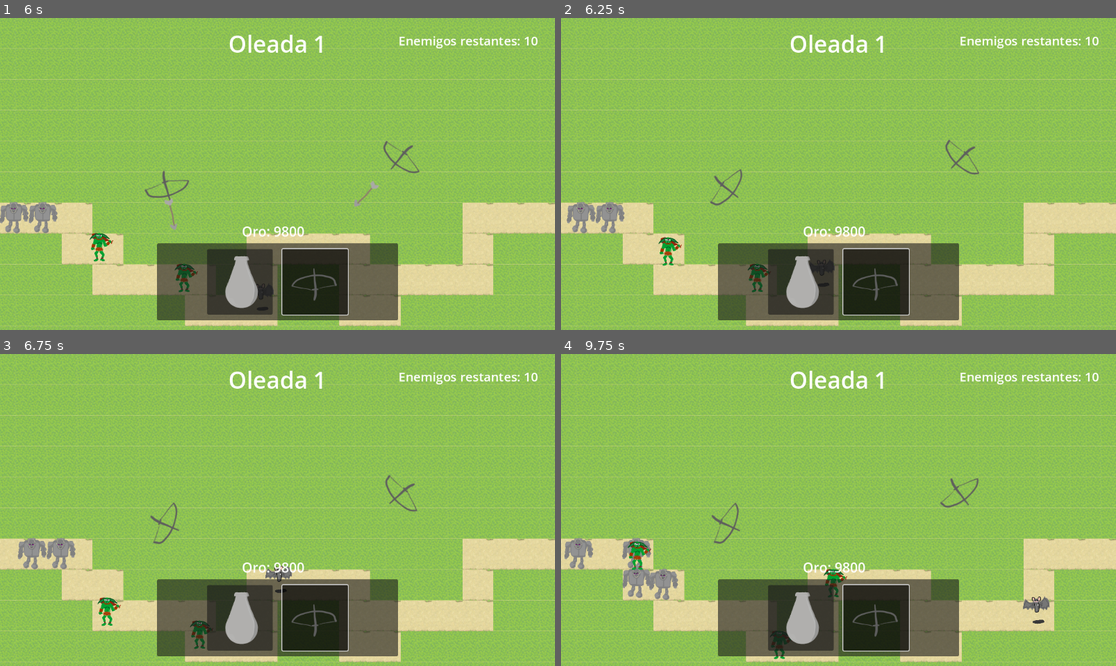
Above: before the commit, frames 1-4 (two rows, left to right).
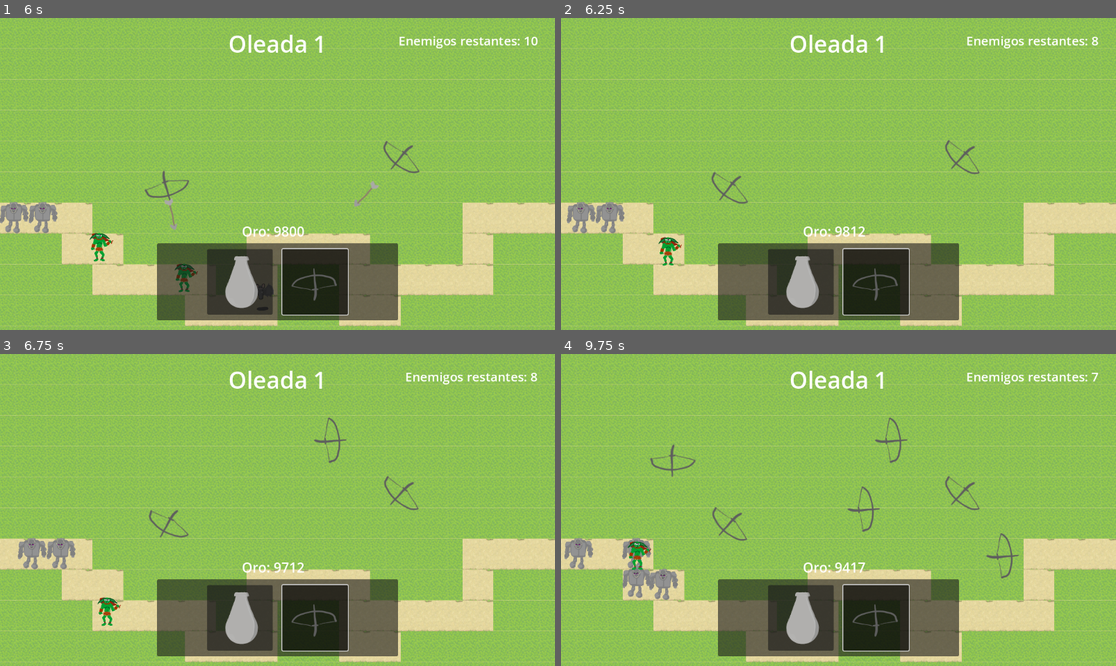
Above: after the commit, the same moments.

Repository: willNP/Tower-Defense
Game: Godot game, scene res://Scenes/main.tscn
Same seed, same stepped clock (60 frames per second), same inputs: the game is played once before the commit and once after it. The engine's default icon, where the game draws it, is replaced by a stand-in: a white triangle on a blue panel in a dark square.
Inputs (mouse positions are in pixels of both pictures, inside the frame that each line leads up to):
- Up to frame 1 (6 s): click (316, 283) at 0.5 s; click (238, 283) at 1.25 s; click (238, 283) at 2 s; click (316, 283) at 2.75 s; click (238, 283) at 3.5 s; click (316, 283) at 4.25 s; move the mouse to (399, 158) at 5.02 s; click (399, 158) at 5.17 s; move the mouse to (166, 189) at 5.77 s; click (166, 189) at 5.92 s
- Up to frame 2 (6.25 s): no input
- Up to frame 3 (6.75 s): move the mouse to (333, 441) at 6.52 s; click (333, 441) at 6.67 s
- Up to frame 4 (9.75 s): move the mouse to (810, 572) at 7.27 s; click (810, 572) at 7.42 s; move the mouse to (1005, 556) at 8.02 s; click (1005, 556) at 8.17 s; move the mouse to (672, 463) at 8.77 s; click (672, 463) at 8.92 s; move the mouse to (866, 510) at 9.52 s; click (866, 510) at 9.67 s

Frame 1 is identical in both runs. In frame 2, 0.9% of the frame differs, in the area x 26-97%, y 5-88%; in frame 3, 1.3%; in frame 4, 2.0%, in the area x 16-97%, y 5-98%.
Error before the commit: Invalid access to property or key 'resource' on a base object of type 'Resource (Poison_Effect)'. (res://Scripts/Enemies/character.gd:57)

Commit message:
Refactorizacion de codigo en Character

Diff:
--- a/Scenes/Towers/Crossbow/CrossbowArrow.tscn
+++ b/Scenes/Towers/Crossbow/CrossbowArrow.tscn
@@ -9,7 +9,7 @@
 [node name="CrossbowArrow" type="Node2D"]
 script = ExtResource("1_maf87")
 speed = 1500.0
-poison_prob = 90.0
+dmg = 5000.0
 
 [node name="Sprite2D" type="Sprite2D" parent="."]
 position = Vector2(-7, 0)
--- a/Scenes/Towers/Crossbow/crossbow.tscn
+++ b/Scenes/Towers/Crossbow/crossbow.tscn
@@ -20,7 +20,6 @@
 ammo_scene = ExtResource("3_pmw17")
 area_2d = NodePath("Area2D")
 spawn_block_area = NodePath("AreaGenericaSpawn")
-turret_type = "crossbow"
 
 [node name="Sprite2D" type="Sprite2D" parent="."]
 rotation = 1.5707964
--- a/Scripts/Enemies/character.gd
+++ b/Scripts/Enemies/character.gd
@@ -8,27 +8,13 @@
 
 var active_effects : Array[Status_Effect_Resource] = []
 
-var init : bool = false
 var pathFollow : PathFollow2D
 var path : Path2D
 @onready var sprite : Sprite2D = $Sprite2D
 
 var _is_dead: bool = false
-var _current_health: float = 0.0
-var _max_health: float = 0.0
 
 
-func _ready() -> void:
-	if character_attributes:
-		_max_health = character_attributes.health
-		_current_health = _max_health
-	if Sprite:
-		#Sprite.scale = Vector2(0.3, 0.3)
-		sprite.centered = true
-		#sprite.centered = false
-		#sprite.offset = Vector2(size.x / 2, size.y)
-	else:
-		print("Sprite o textura no están disponibles")
 
 func add_status_effect(effect: Status_Effect_Resource) -> void:
 	for eff in active_effects:
@@ -50,34 +36,24 @@
 		pathFollow.progress += character_attributes.speed * delta
 		if pathFollow.progress_ratio >= 1.0:
 			print("end travel")
-			pathFollow.queue_free()  # Elimina el contenedor
+			self.queue_free()  # Elimina el contenedor
 
-func _process(delta: float) -> void:
-	for effect_data in active_effects:
-		var effect: Status_Effect_Resource = effect_data["resource"]
-		effect_data["timer"] += delta
-		# Aplicar daño o curación por segundo
-		_current_health += effect.health_change * delta
-		# Actualizar shader si está activo
-		if sprite.material and sprite.material is ShaderMaterial:
-			sprite.material.set_shader_parameter("time", effect_data["timer"])
-		# Eliminar efecto si terminó
-		if effect_data["timer"] >= effect.status_duration:
-			active_effects.erase(effect_data)
-			sprite.material = null
 
 func receive_dmg(dmg_taken : float) -> void:
 	if _is_dead:
 		return
 	if character_attributes.armor == 0:
-		_current_health -= dmg_taken
+		character_attributes.health -= dmg_taken
 	else:
 		# recibido = base * (1 - (armadura / armadura + k)
-		var total_damage = dmg_taken * (1 - (character_attributes.armor / (character_attributes.armor + character_attributes.defense_effectiveness)))
-		_current_health -= total_damage
-
-	print(_current_health)
-	if _current_health <= 0:
+		var total_damage = calculate_dmg(dmg_taken, character_attributes.armor)
+		character_attributes.health -= total_damage
+	print(character_attributes.health)
+	if character_attributes.health <= 0:
 		_is_dead = true
 		died.emit(self)
 		self.queue_free()
+
+
+func calculate_dmg(incoming_dmg : float, defensive_value : float) -> float:
+	return incoming_dmg * (1 - (defensive_value / (defensive_value + character_attributes.defense_effectiveness)))
